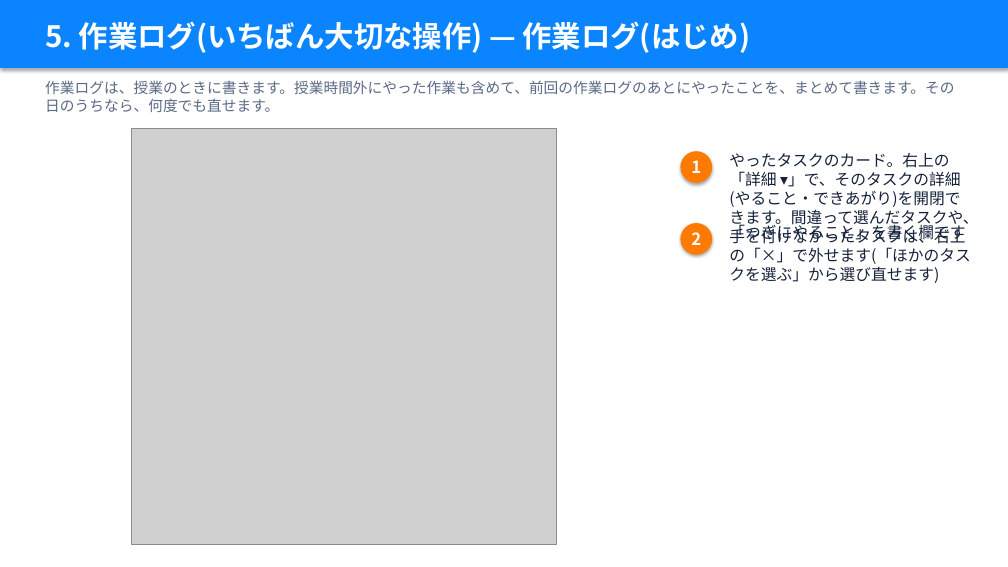
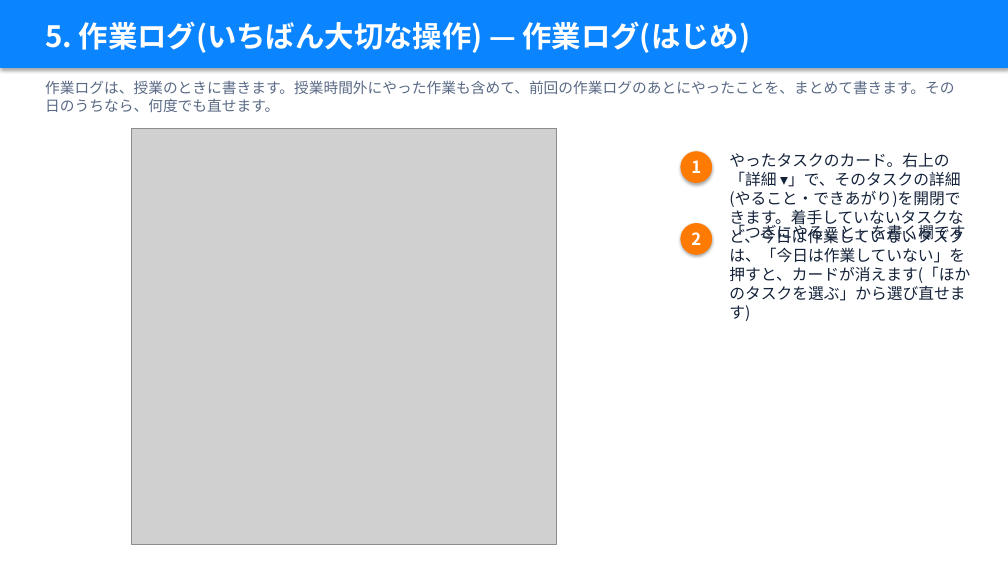
Before and after one commit to takky416-byte/sotsuken_pj_management, a slide deck: slide 14 of docs/manual/卒研PJ管理_説明資料_学生編.pptx. Drawn at 1008x567 pixels with LibreOffice and Linux fonts; fonts in the diff are those of the drawing; grey boxes stand for pictures. Boxes give left, top, right and bottom in pixels: in the first picture for what was removed or moved away, otherwise in the second. Text is boxed around its words. In the diff, an @@ line names an element or a change of style, - is before the commit and + after.

```diff
--- a/docs/manual/卒研PJ管理_説明資料_学生編.pptx
+++ b/docs/manual/卒研PJ管理_説明資料_学生編.pptx
@@ text at <box>729,153,970,321</box>: text changed @@
-やったタスクのカード。右上の「詳細 ▾」で、そのタスクの詳細(やること・できあがり)を開閉できます。間違って選んだタスクや、手を付けなかったタスクは、右上の「×」で外せます(「ほかのタスクを選ぶ」から選び直せます)
+やったタスクのカード。右上の「詳細 ▾」で、そのタスクの詳細(やること・できあがり)を開閉できます。着手していないタスクなど、今日は作業していないタスクは、「今日は作業していない」を押すと、カードが消えます(「ほかのタスクを選ぶ」から選び直せます)
```
Also in this commit, not shown: 14 other files.
